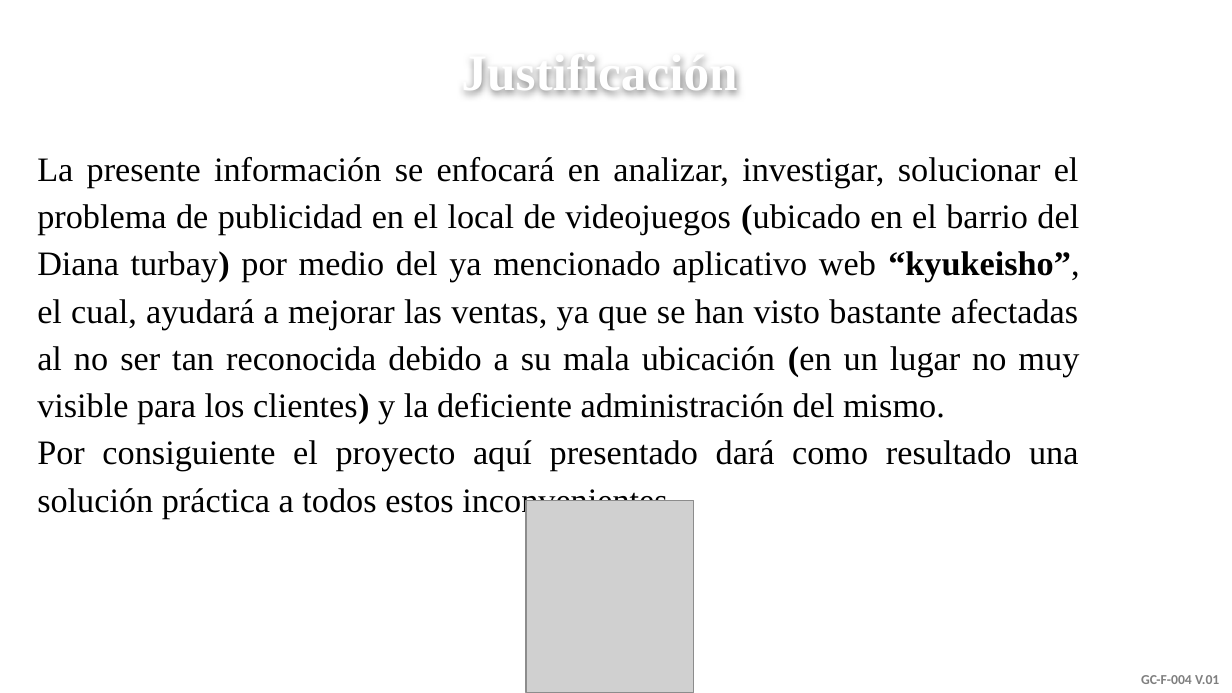
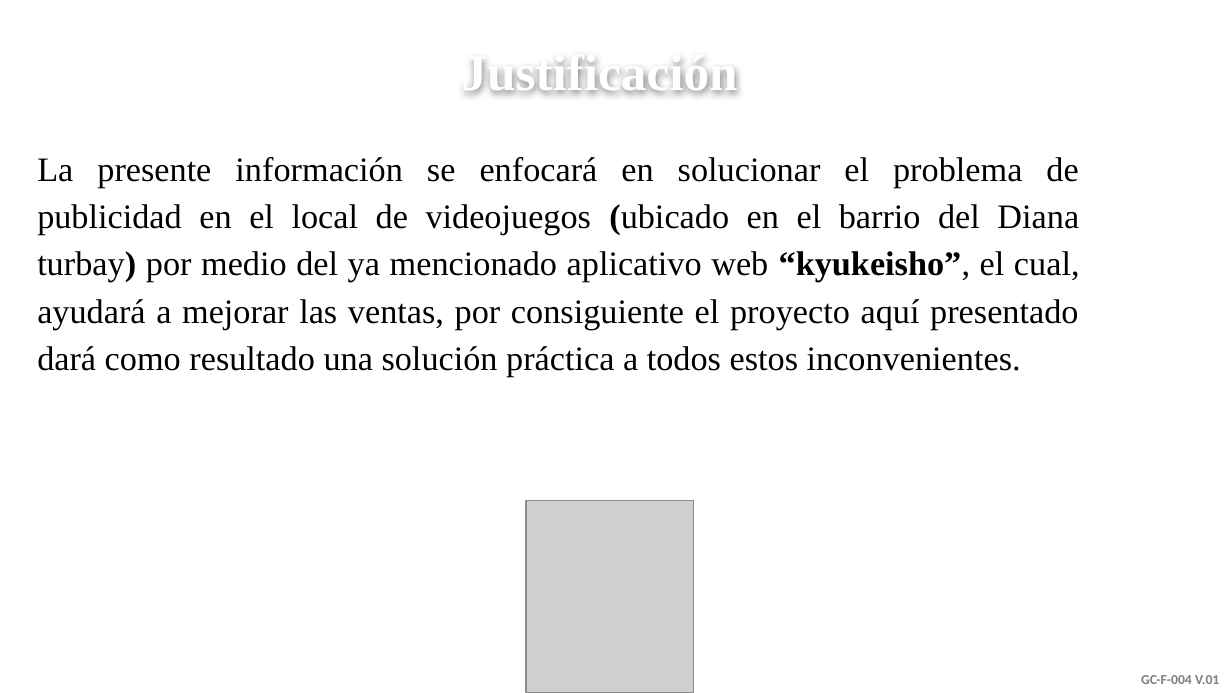
Before and after one commit to senaceet/Kyukeisho_New, a slide deck: slide 8 of 1- Analisis/1- Presentación/Presentación_Componente_Metodologico.pptx. Drawn at 1232x693 pixels with LibreOffice and Linux fonts; fonts in the diff are those of the drawing; grey boxes stand for pictures; background and template pictures are left out. Boxes give left, top, right and bottom in pixels: in the first picture for what was removed or moved away, otherwise in the second. Text is boxed around its words. In the diff, an @@ line names an element or a change of style, - is before the commit and + after.

```diff
--- a/1- Analisis/1- Presentación/Presentación_Componente_Metodologico.pptx
+++ b/1- Analisis/1- Presentación/Presentación_Componente_Metodologico.pptx
@@ text at [37, 157, 1080, 377]: text changed @@
-La presente información se enfocará en analizar, investigar, solucionar el problema de publicidad en el local de videojuegos (ubicado en el barrio del Diana turbay) por medio del ya mencionado aplicativo web “kyukeisho”, el cual, ayudará a mejorar las ventas, ya que se han visto bastante afectadas al no ser tan reconocida debido a su mala ubicación (en un lugar no muy visible para los clientes) y la deficiente administración del mismo.
-Por consiguiente el proyecto aquí presentado dará como resultado una solución práctica a todos estos inconvenientes.
+La presente información se enfocará en solucionar el problema de publicidad en el local de videojuegos (ubicado en el barrio del Diana turbay) por medio del ya mencionado aplicativo web “kyukeisho”, el cual, ayudará a mejorar las ventas, por consiguiente el proyecto aquí presentado dará como resultado una solución práctica a todos estos inconvenientes.
```
Also in this commit, not shown: 6 other slides changed.
